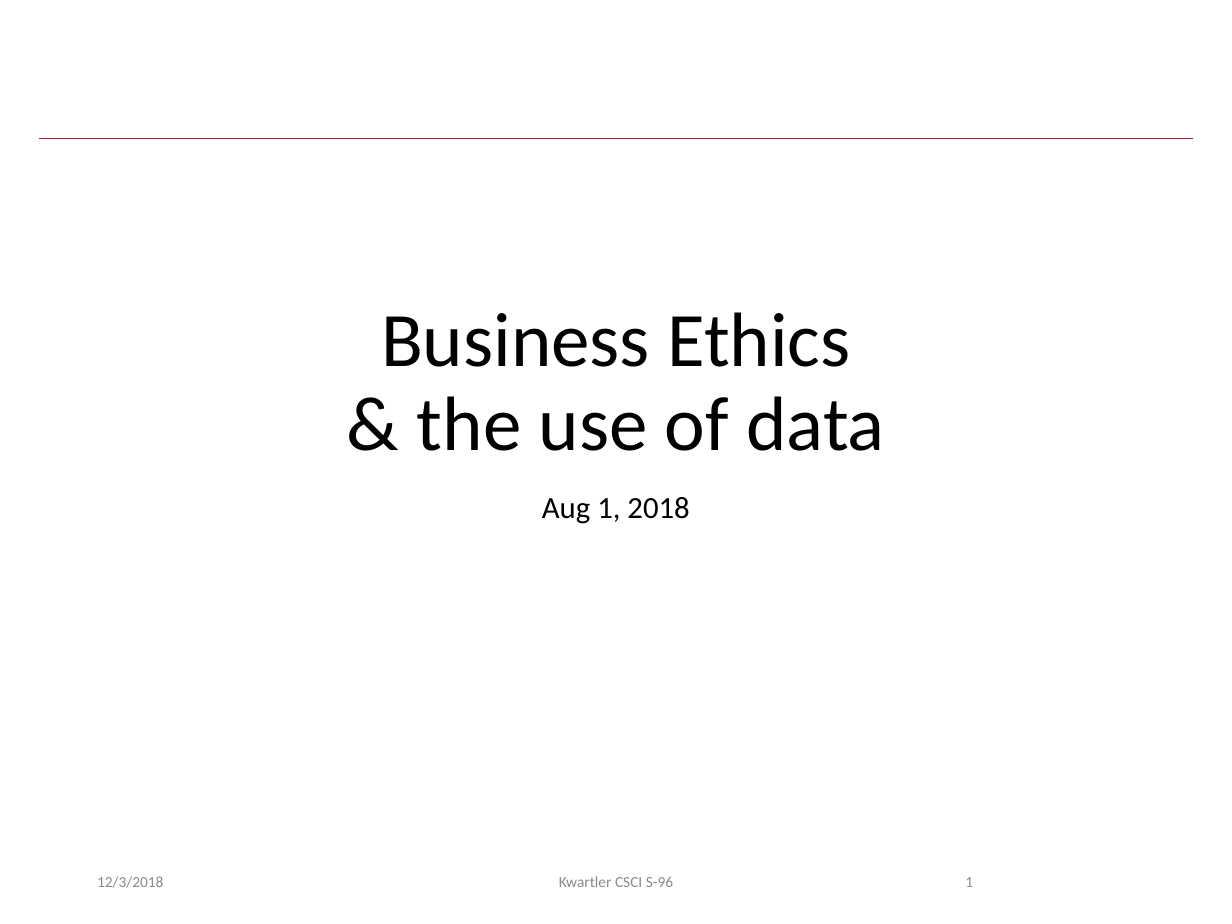
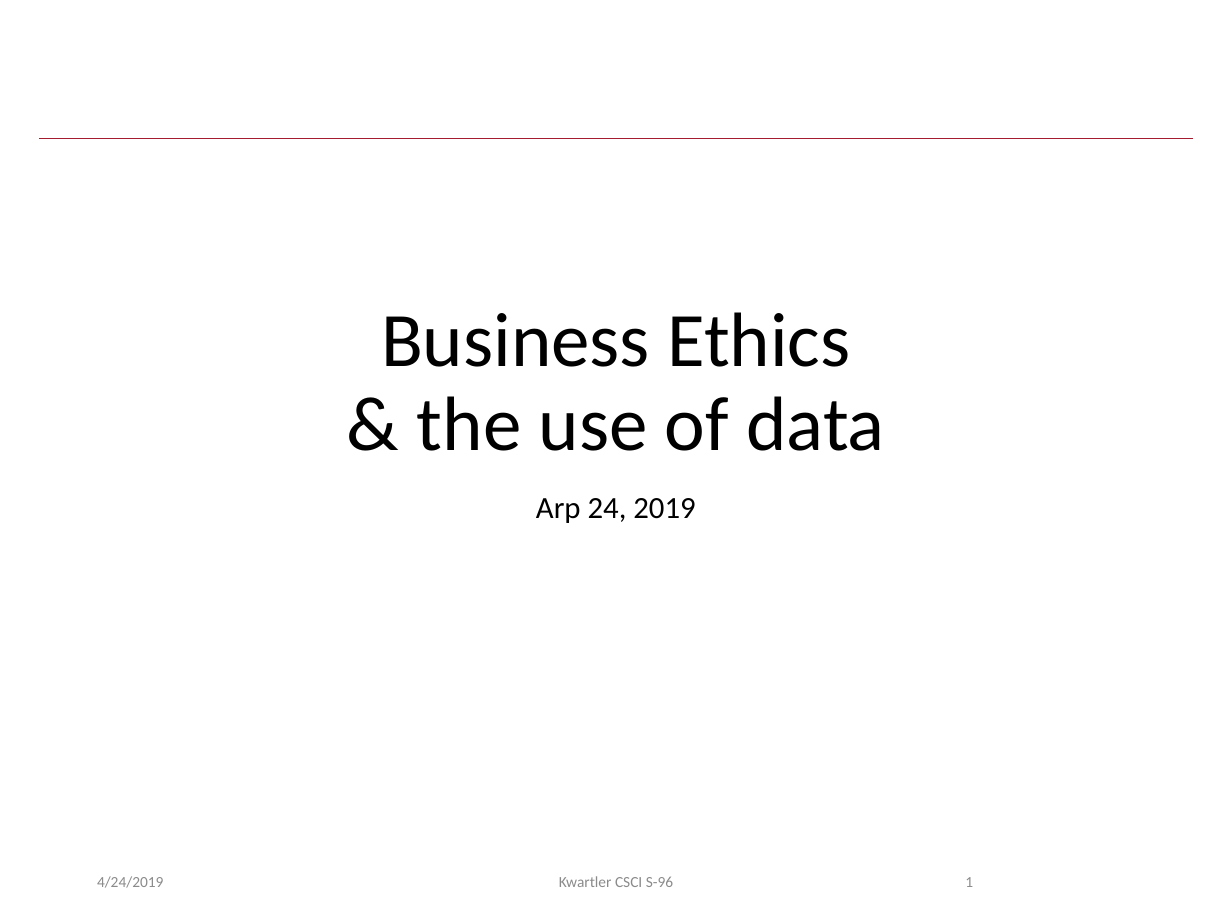
Before and after one commit to vbucc/HarvardSpringStudent2019, a slide deck: slide 1 of lessons/12_Apr24_Ethics/wk12_Business and Data Ethics.pptx. Drawn at 1232x924 pixels with LibreOffice and Linux fonts; fonts in the diff are those of the drawing; background and template pictures are left out. Boxes give left, top, right and bottom in pixels: in the first picture for what was removed or moved away, otherwise in the second. Text is boxed around its words. In the diff, an @@ line names an element or a change of style, - is before the commit and + after.

Commit message:
update the ppt

```diff
--- a/lessons/12_Apr24_Ethics/wk12_Business and Data Ethics.pptx
+++ b/lessons/12_Apr24_Ethics/wk12_Business and Data Ethics.pptx
@@ subtitle at (536, 498, 695, 523): text changed @@
-Aug 1, 2018
+Arp 24, 2019
@@ text at (97, 876, 163, 888): text changed @@
-12/3/2018
+4/24/2019
```
Also in this commit, not shown: 32 other slides changed.
